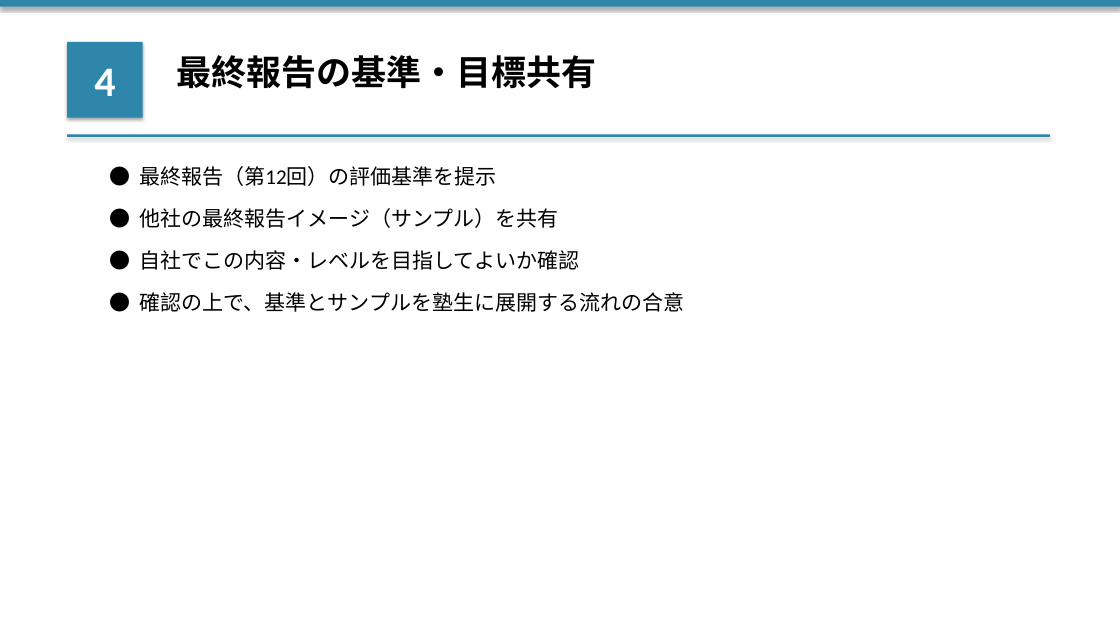
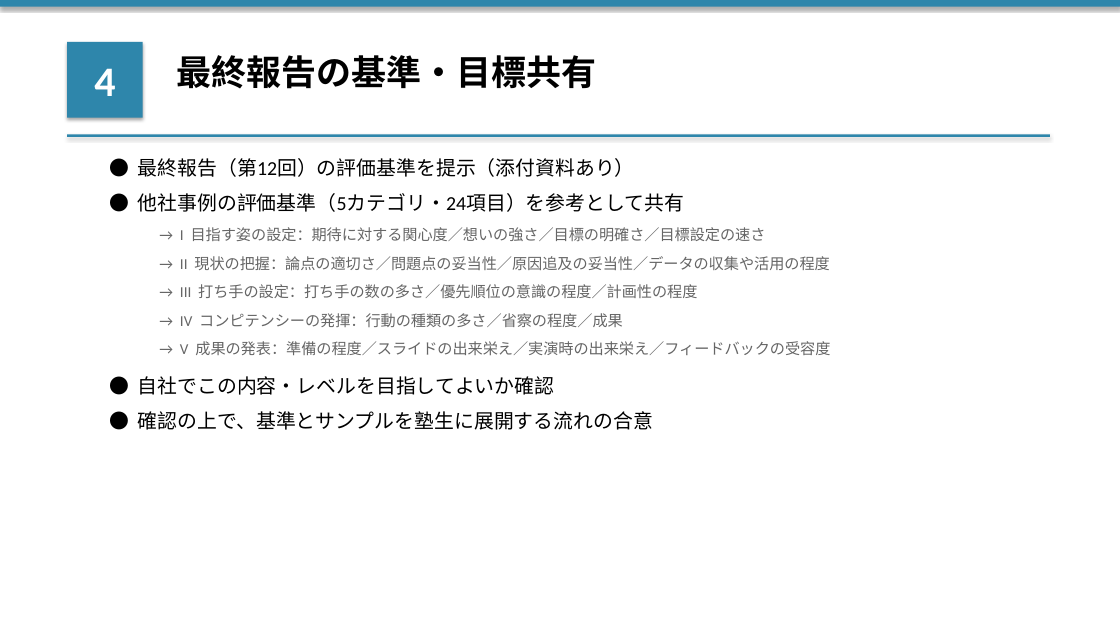
Before and after one commit to ennoshita-inc/training-taiko-kanri, a slide deck: slide 6 of clients/大晃産業/03_日程調整/【アジェンダ】20260323_打合せ.pptx. Drawn at 1120x630 pixels with LibreOffice and Linux fonts; fonts in the diff are those of the drawing. Boxes give left, top, right and bottom in pixels: in the first picture for what was removed or moved away, otherwise in the second. Text is boxed around its words. In the diff, an @@ line names an element or a change of style, - is before the commit and + after.

```diff
--- a/clients/大晃産業/03_日程調整/【アジェンダ】20260323_打合せ.pptx
+++ b/clients/大晃産業/03_日程調整/【アジェンダ】20260323_打合せ.pptx
@@ text at <box>138,158,635,177</box>: text changed; size 18 to 17 pt @@
-● 最終報告（第12回）の評価基準を提示
+● 最終報告（第12回）の評価基準を提示（添付資料あり）
@@ text at <box>138,193,684,212</box>: text changed; size 18 to 17 pt @@
-● 他社の最終報告イメージ（サンプル）を共有
+● 他社事例の評価基準（5カテゴリ・24項目）を参考として共有
@@ text added at <box>180,227,766,241</box>, 13 pt, text #666666 @@
+→ I 目指す姿の設定：期待に対する関心度／想いの強さ／目標の明確さ／目標設定の速さ
@@ text added at <box>180,256,829,271</box>, 13 pt, text #666666 @@
+→ II 現状の把握：論点の適切さ／問題点の妥当性／原因追及の妥当性／データの収集や活用の程度
@@ text added at <box>180,284,697,298</box>, 13 pt, text #666666 @@
+→ III 打ち手の設定：打ち手の数の多さ／優先順位の意識の程度／計画性の程度
@@ text added at <box>180,313,623,327</box>, 13 pt, text #666666 @@
+→ IV コンピテンシーの発揮：行動の種類の多さ／省察の程度／成果
@@ text added at <box>180,341,830,355</box>, 13 pt, text #666666 @@
+→ V 成果の発表：準備の程度／スライドの出来栄え／実演時の出来栄え／フィードバックの受容度
@@ text "● 自社でこの内容・レベルを目指してよいか確認" at <box>138,376,555,395</box>: size 18 to 17 pt @@
@@ text "● 自社でこの内容・レベルを目指してよいか確認": place and size @@
-text "● 自社でこの内容・レベルを目指してよいか確認" at <box>139,250,579,270</box>
+text "● 自社でこの内容・レベルを目指してよいか確認" at <box>138,376,555,395</box>
@@ text "● 確認の上で、基準とサンプルを塾生に展開する流れの合意": place and size @@
-text "● 確認の上で、基準とサンプルを塾生に展開する流れの合意" at <box>139,292,684,312</box>
+text "● 確認の上で、基準とサンプルを塾生に展開する流れの合意" at <box>138,411,653,430</box>
@@ text "● 確認の上で、基準とサンプルを塾生に展開する流れの合意" at <box>138,411,653,430</box>: size 18 to 17 pt @@
```
Also in this commit, not shown: 1 other file.
